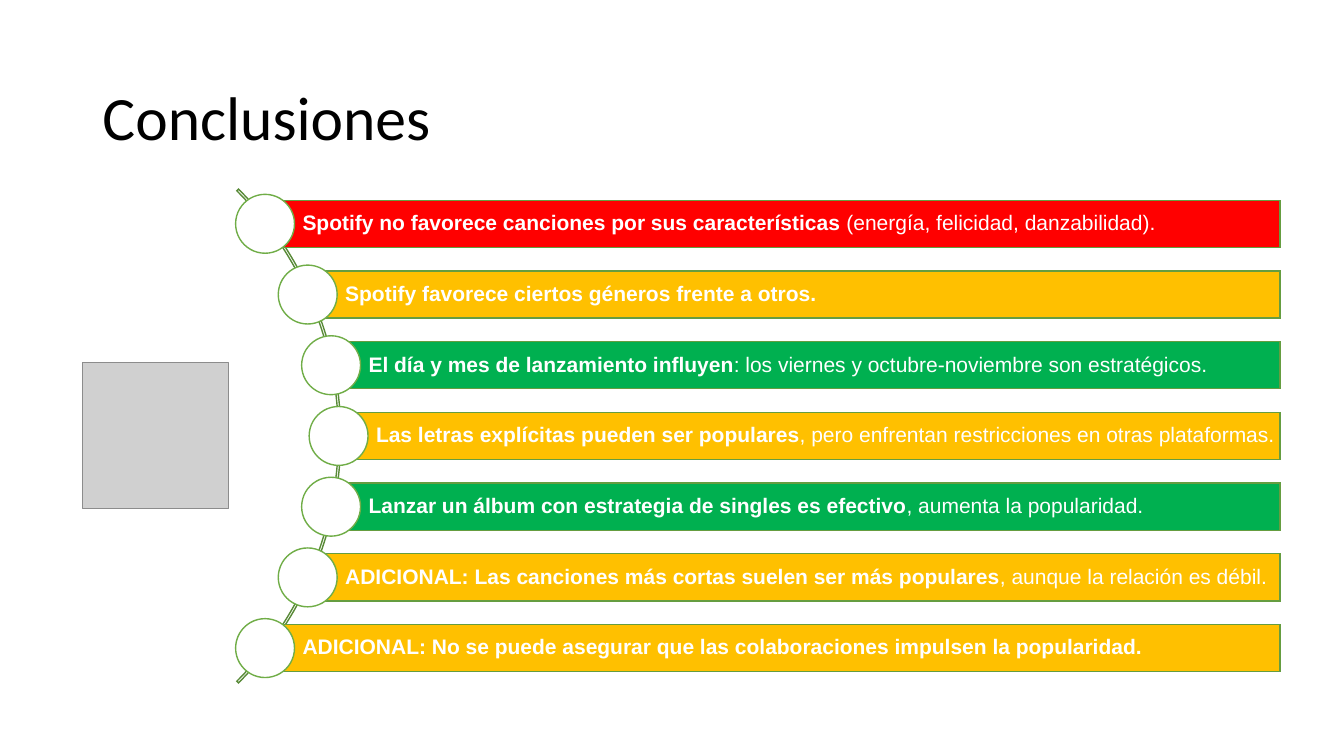
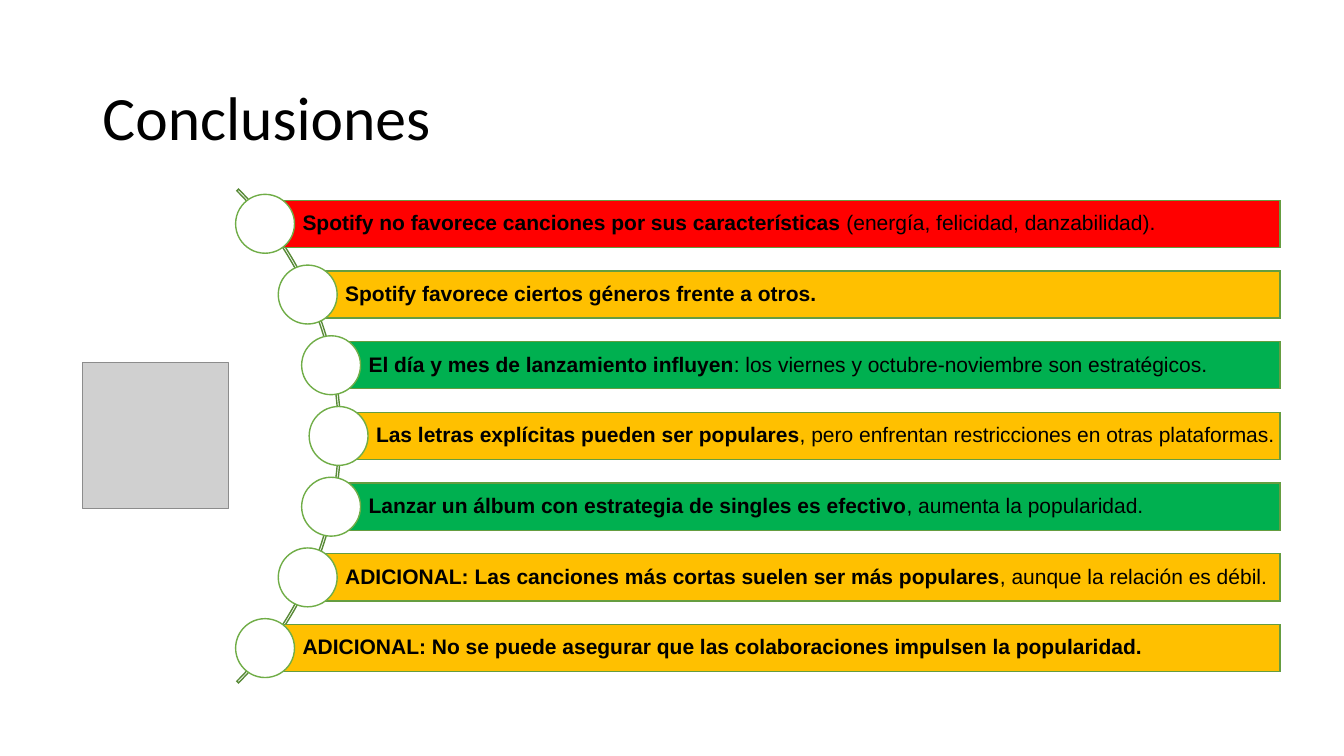
Before and after one commit to anderping/Spotify-EDA, a slide deck: slide 19 of presentacion/Cómo triunfar en Spotify_ANDERPENAVILLALOBOS.pptx. Drawn at 1344x756 pixels with LibreOffice and Linux fonts; fonts in the diff are those of the drawing; grey boxes stand for pictures. Boxes give left, top, right and bottom in pixels: in the first picture for what was removed or moved away, otherwise in the second. Text is boxed around its words. In the diff, an @@ line names an element or a change of style, - is before the commit and + after.

Commit message:
Presentación actualizada.

```diff
--- a/presentacion/Cómo triunfar en Spotify_ANDERPENAVILLALOBOS.pptx
+++ b/presentacion/Cómo triunfar en Spotify_ANDERPENAVILLALOBOS.pptx
@@ freeform shape added at (265,201,1280,248), fill #FF0000, outline #669D40 1 pt, 15 pt, text #000000, bold @@
+Spotify no favorece canciones por sus características (energía, felicidad, danzabilidad).
@@ freeform shape added at (308,271,1280,319), fill #FFC000, outline #669D40 1 pt, 15 pt, text #000000, bold @@
+Spotify favorece ciertos géneros frente a otros.
@@ freeform shape added at (332,342,1280,389), fill #00B050, outline #669D40 1 pt, 15 pt, text #000000 @@
+El día y mes de lanzamiento influyen: los viernes y octubre-noviembre son estratégicos.
@@ freeform shape added at (339,412,1280,460), fill #FFC000, outline #669D40 1 pt, 15 pt, text #000000 @@
+Las letras explícitas pueden ser populares, pero enfrentan restricciones en otras plataformas.
@@ freeform shape added at (332,483,1280,530), fill #00B050, outline #669D40 1 pt, 15 pt, text #000000, bold @@
+Lanzar un álbum con estrategia de singles es efectivo, aumenta la popularidad.
@@ freeform shape added at (308,554,1280,601), fill #FFC000, outline #669D40 1 pt, 15 pt, text #000000, bold @@
+ADICIONAL: Las canciones más cortas suelen ser más populares, aunque la relación es débil.
@@ freeform shape added at (265,625,1280,673), fill #FFC000, outline #669D40 1 pt, 15 pt, text #000000, bold @@
+ADICIONAL: No se puede asegurar que las colaboraciones impulsen la popularidad.
@@ group removed at (265,201,1280,673): 7 rectangles, 7 texts @@
-Spotify no favorece canciones por sus características (energía, felicidad, danzabilidad).
-Spotify favorece ciertos géneros frente a otros.
-El día y mes de lanzamiento influyen: los viernes y octubre-noviembre son estratégicos.
-Las letras explícitas pueden ser populares, pero enfrentan restricciones en otras plataformas.
-Lanzar un álbum con estrategia de singles es efectivo, aumenta la popularidad.
-ADICIONAL: Las canciones más cortas suelen ser más populares, aunque la relación es débil.
-ADICIONAL: No se puede asegurar que las colaboraciones impulsen la popularidad.
```
